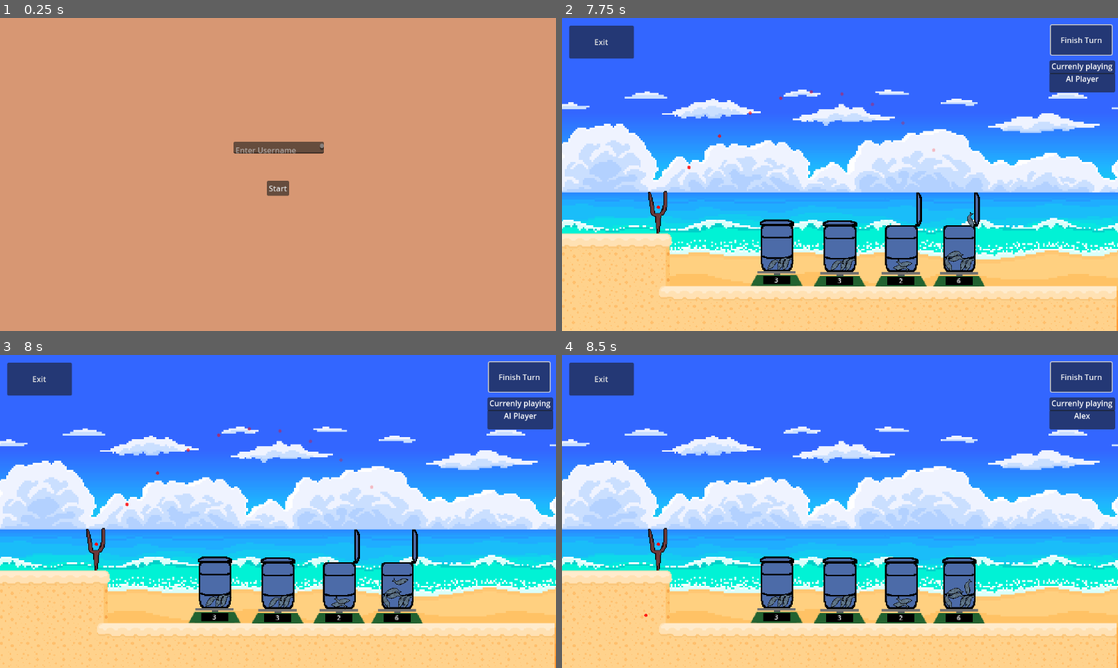
Above: before the commit, frames 1-4 (two rows, left to right).
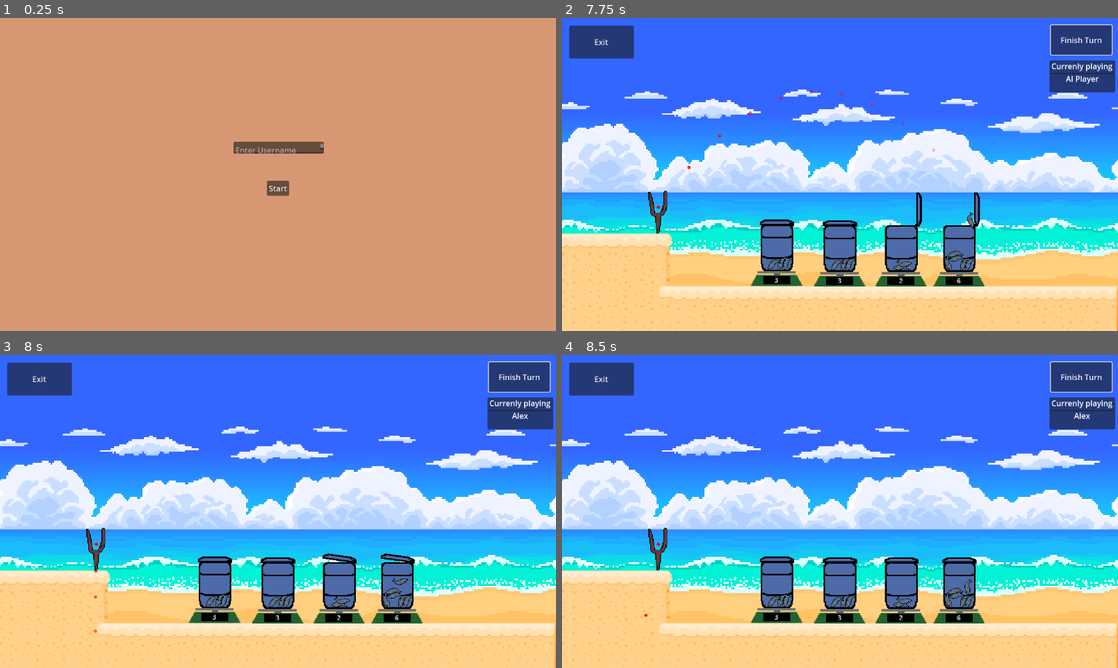
Above: after the commit, the same moments.

Repository: unniisme/fish-in-the-barrel
Game: Godot game, scene res://scenes/GUI/login_screen.tscn
Same seed, same stepped clock (60 frames per second), same inputs: the game is played once before the commit and once after it.
Inputs (mouse positions are in pixels of both pictures, inside the frame that each line leads up to):
- Up to frame 1 (0.25 s): no input
- Up to frame 2 (7.75 s): click (840, 146) at 0.52 s; type "Alex" at 0.6 s; click "Start" at 1.25 s; click "Finish Turn" at 2 s; click "Finish Turn" at 2.75 s; click "Finish Turn" at 3.5 s; tap Enter at 4.25, 6.5 s; move the mouse to (778, 246) at 4.27 s; tap Space (Action1) at 4.35, 5, 5.85, 7.35 s; click (778, 246) at 4.42 s; move the mouse to (840, 249) at 5.02 s; click (840, 249) at 5.1 s; move the mouse to (901, 249) at 5.77 s; click (901, 249) at 5.92 s; move the mouse to (956, 249) at 6.52 s; click (956, 249) at 6.6 s; move the mouse to (656, 202) at 7.27 s; click (656, 202) at 7.42 s
- Up to frame 3 (8 s): no input
- Up to frame 4 (8.5 s): move the mouse to (673, 464) at 8.02 s; click (673, 464) at 8.1 s

Frames 1-2 are identical in both runs. In frame 3, 0.6% of the frame differs, in the area x 16-97%, y 18-89%; in frame 4, nothing differs.

Commit message:
Fixed summarizer

Diff:
--- a/Fish-in-the-barrel/scenes/GUI/end_screen.gd
+++ b/Fish-in-the-barrel/scenes/GUI/end_screen.gd
@@ -2,6 +2,6 @@
 
 
 func _ready():
-	find_child("Label").text = GlobalManager.current_winner + " won"
+	find_child("Label").text = GlobalManager.current_winner
 	find_child("Button").button_up.connect(func ():
 		get_tree().change_scene_to_file("res://scenes/GUI/login_screen.tscn"))
--- a/Fish-in-the-barrel/scenes/GUI/end_screen.tscn
+++ b/Fish-in-the-barrel/scenes/GUI/end_screen.tscn
@@ -31,4 +31,4 @@
 
 [node name="Button" type="Button" parent="CenterContainer/VBoxContainer"]
 layout_mode = 2
-text = "Continue"
+text = "Restart"
--- a/Fish-in-the-barrel/scripts/GameManger.gd
+++ b/Fish-in-the-barrel/scripts/GameManger.gd
@@ -86,7 +86,7 @@
 			slingShotAgent._do_slingshot(barrelManager.barrels[i])
 			await get_tree().create_timer(1).timeout
 
-	await get_tree().create_timer(randf()+0.2).timeout
+	await get_tree().create_timer(randf()).timeout
 
 	move_locked = false
 	_end_move()
@@ -114,7 +114,7 @@
 		print(_currently_playing(), " won")
 
 		## Switch scene back to main menu
-		_exit_to_menu()
+		_exit_to_menu(true)
 		return
 
 	if made_move:
@@ -133,11 +133,16 @@
 	if agent:
 		agent.problem = problem
 
-func _exit_to_menu():
+func _exit_to_menu(game_over = false):
 	print("Quiting to main menu")
 
 	## Send summary
 	stats._summarise()
 
-	GlobalManager.current_winner = _currently_playing()
+	await stats.all_requests_completed
+
+	if game_over:
+		GlobalManager.current_winner = _currently_playing() + " won"
+	else:
+		GlobalManager.current_winner = ""
 	get_tree().change_scene_to_file("res://scenes/GUI/end_screen.tscn")
--- a/Fish-in-the-barrel/scripts/Statistics/summariser.gd
+++ b/Fish-in-the-barrel/scripts/Statistics/summariser.gd
@@ -10,9 +10,13 @@
 	ERROR = "ERROR"
 }
 
+signal all_requests_completed
+
 @onready var server_address : String = GlobalManager.server_ip
 
+var log_uid = 0
 var send_queue : Array = []
+var pileup = 0
 
 func _ready():
 
@@ -29,7 +33,6 @@
 func _send_data(table : String, data : Dictionary):
 	# Push message to queue
 	send_queue.push_back([table, data])
-	cancel_request()
 	_send_data_dequeue()
 
 func _send_request(table : String, data : Dictionary) -> Error:
@@ -40,34 +43,43 @@
 
 func _send_data_dequeue() -> bool:
 	if send_queue.is_empty():
+		all_requests_completed.emit()
 		return true
+
+	if send_queue.size() > 4 or pileup >= timeout:
+		cancel_request()
 
 	var msg = send_queue.pop_front()
 	var table = msg[0]
 	var data = msg[1]
 
 	var status = _send_request(table, data)
+	wait_dequeue()
 	if status != OK:
-		send_queue.append(msg)
+		pileup += 1
+		send_queue.push_front(msg)
 		return false
 	return true
 
 
 
 func _log(message, level):
-	var log = { Time.get_unix_time_from_system() :
+	var timestamp = Time.get_unix_time_from_system()
+	var log = { str(log_uid) + "." + str(timestamp) :
 				{
 					"username" : GlobalManager.username,
+					"timestamp" : timestamp,
 					"message" : message,
 					"level" : level
 				}
 			}
 	_send_data("log", log)
+	log_uid += 1
+	print(log)
 
-func _wait_for_empty_queue():
-	# Blocks thread until send queue is empty
-	while not _send_data_dequeue():
-		pass
+func wait_dequeue():
+	await get_tree().create_timer(1).timeout
+	_send_data_dequeue()
 
 func _handle_request_completed(result, response_code, header, body):
 	_send_data_dequeue()
